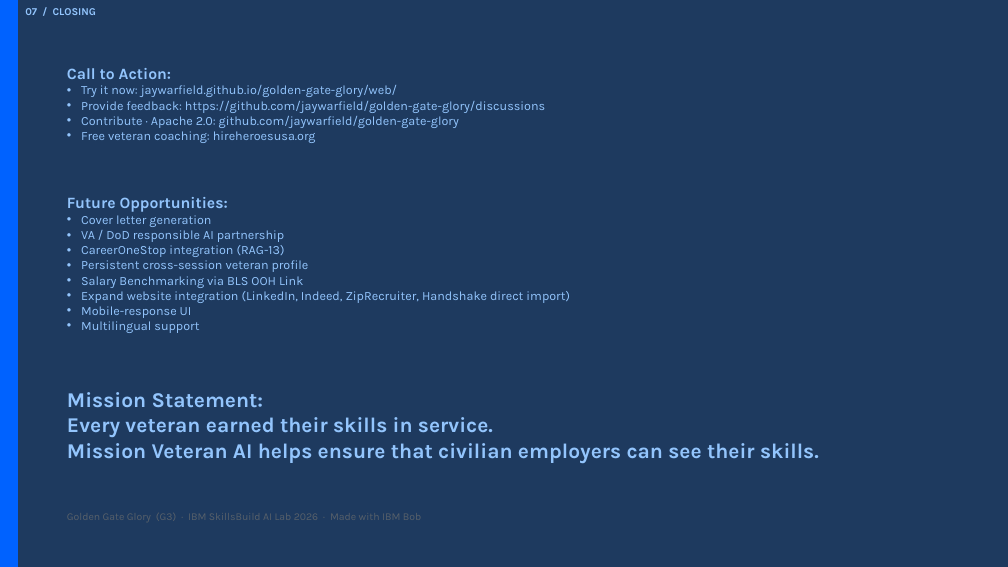
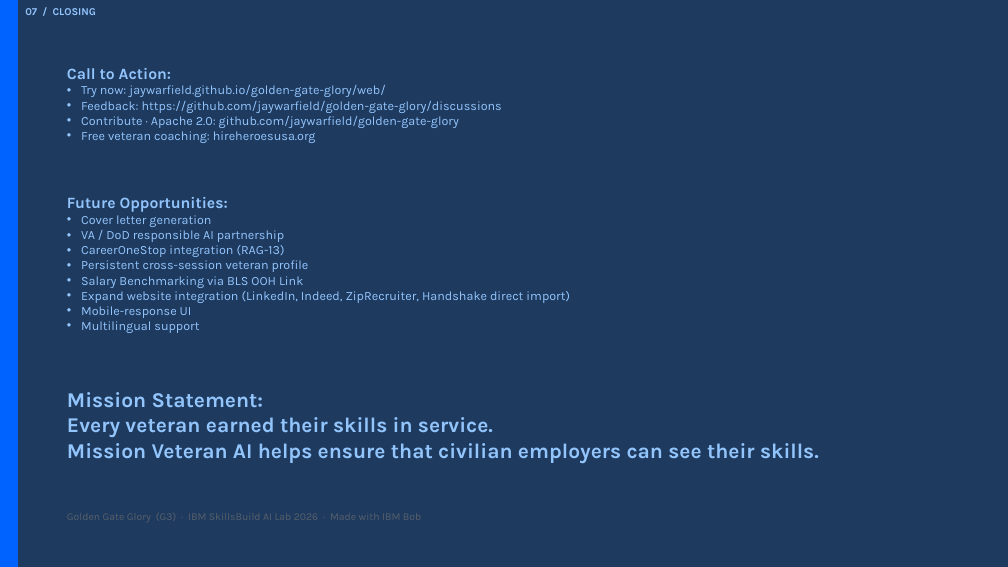
Before and after one commit to jaywarfield/golden-gate-glory, a slide deck: slide 7 of docs/images/source/mission-veteran-ai-final-presentation-textonly.pptx. Drawn at 1008x567 pixels with LibreOffice and Linux fonts; fonts in the diff are those of the drawing. Boxes give left, top, right and bottom in pixels: in the first picture for what was removed or moved away, otherwise in the second. Text is boxed around its words. In the diff, an @@ line names an element or a change of style, - is before the commit and + after.

```diff
--- a/docs/images/source/mission-veteran-ai-final-presentation-textonly.pptx
+++ b/docs/images/source/mission-veteran-ai-final-presentation-textonly.pptx
@@ text at (x1=81, y1=85, x2=502, y2=113): text changed @@
-• Try it now: jaywarfield.github.io/golden-gate-glory/web/
-• Provide feedback: https://github.com/jaywarfield/golden-gate-glory/discussions
+• Try now: jaywarfield.github.io/golden-gate-glory/web/
+• Feedback: https://github.com/jaywarfield/golden-gate-glory/discussions
```
